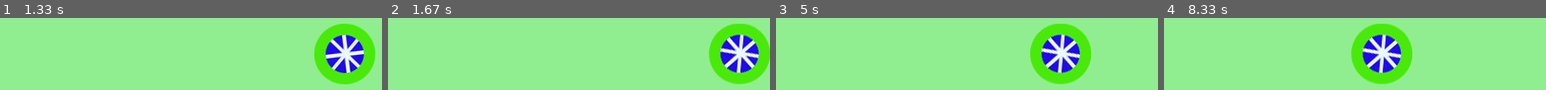
Above: before the commit, frames 1-4 (left to right).
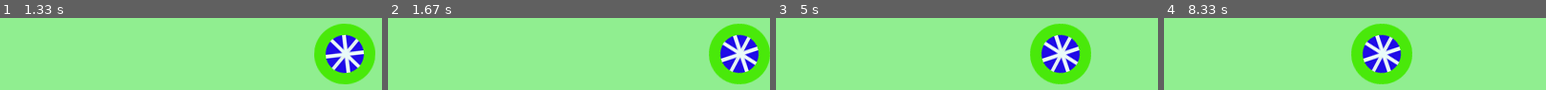
Above: after the commit, the same moments.

Repository: 01one/Learn-Pygame-With-Me
Game: pygame game, started from 2. one step forward/20.working_with_inertia.py
Same seed, same stepped clock (60 frames per second), same inputs: the game is played once before the commit and once after it.
Inputs:
- Up to frame 1 (1.33 s): tap Enter at 0.33 s; hold Right 0.67-1.13 s; hold Right from 1.17 s (still down)
- Up to frame 2 (1.67 s): release Right at 1.63 s
- Up to frame 3 (5 s): hold Left 1.67-2.2 s; hold Left 2.23-2.63 s; hold Right 2.67-3.3 s; hold Left 3.33-3.8 s; hold Right 3.83-4.3 s; hold Right 4.33-4.8 s; hold Left from 4.83 s (still down)
- Up to frame 4 (8.33 s): release Left at 5.37 s; hold Left 5.4-5.8 s; hold Right 5.83-6.47 s; hold Left 6.5-6.97 s; hold Right 7-7.47 s; hold Right 7.5-7.97 s; hold Left from 8 s (still down)

Frame 1 is identical in both runs. In frame 2, 3.6% of the frame differs, in the area x 84-100%, y 7-93%; in frame 3, 3.6%; in frame 4, 3.6%.

Commit message:
Update 20.working_with_inertia.py

Diff:
--- a/2. one step forward/20.working_with_inertia.py
+++ b/2. one step forward/20.working_with_inertia.py
@@ -36,9 +36,6 @@
             if n>9:
                 n=0
 
-            n+=1
-            if n>9:
-                n=0
         elif event.key==pygame.K_LEFT:
             new_v=velocity+a
             if x-velocity>0:
